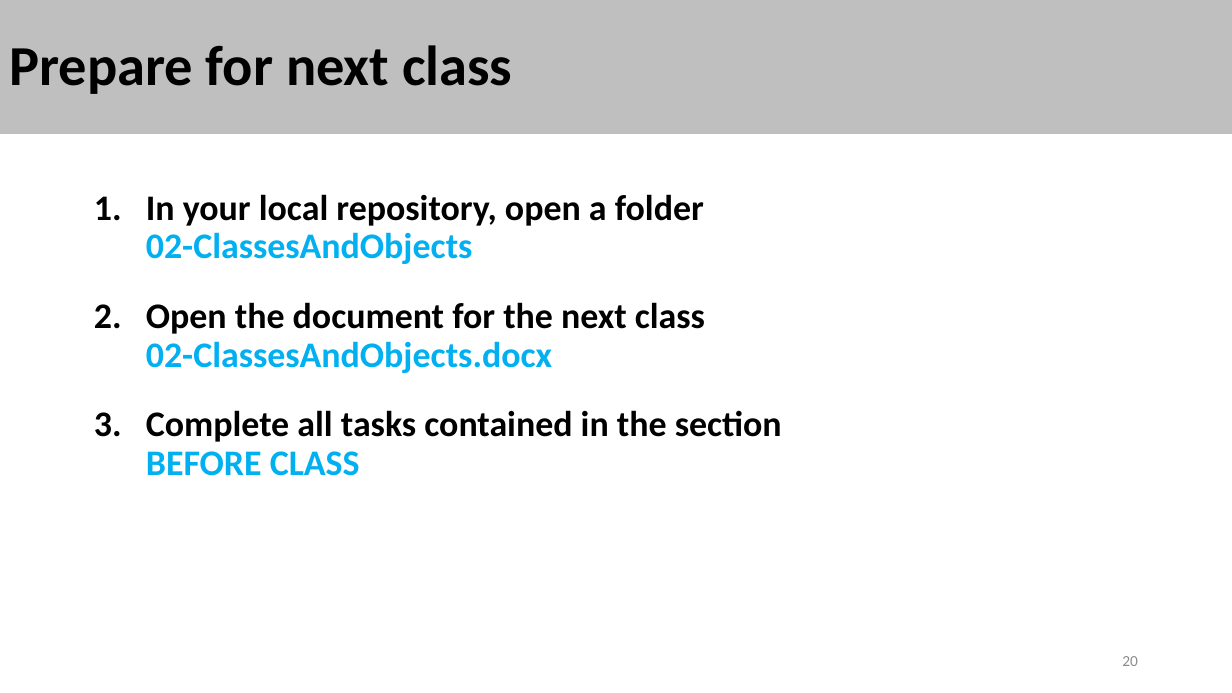
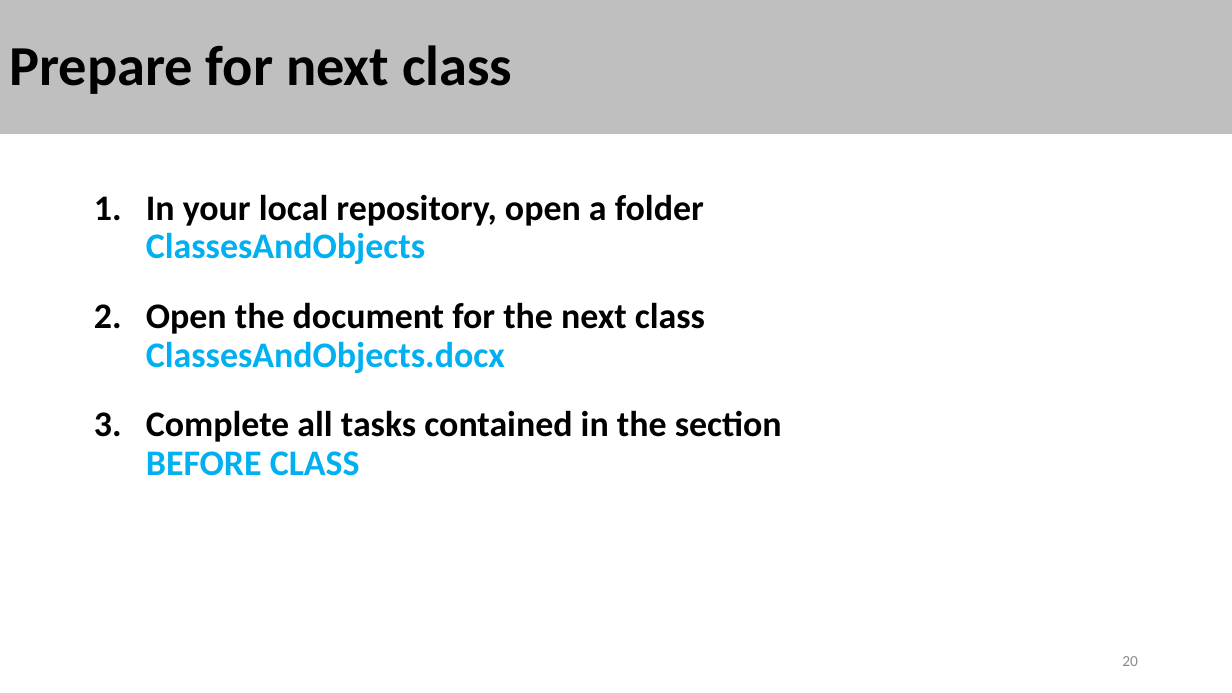
Before and after one commit to stalj/cp3, a slide deck: slide 20 of 01-CourseIntroduction/CourseIntroduction.pptx. Drawn at 1232x693 pixels with LibreOffice and Linux fonts; fonts in the diff are those of the drawing. Boxes give left, top, right and bottom in pixels: in the first picture for what was removed or moved away, otherwise in the second. Text is boxed around its words. In the diff, an @@ line names an element or a change of style, - is before the commit and + after.

```diff
--- a/01-CourseIntroduction/CourseIntroduction.pptx
+++ b/01-CourseIntroduction/CourseIntroduction.pptx
@@ text at box(146, 194, 705, 373): text changed @@
-1. In your local repository, open a folder
-   02-ClassesAndObjects
-2. Open the document for the next class
-   02-ClassesAndObjects.docx
+1. In your local repository, open a folder
+   ClassesAndObjects
+2. Open the document for the next class
+   ClassesAndObjects.docx
```
Also in this commit, not shown: 3 other slides changed, 1 other file.
